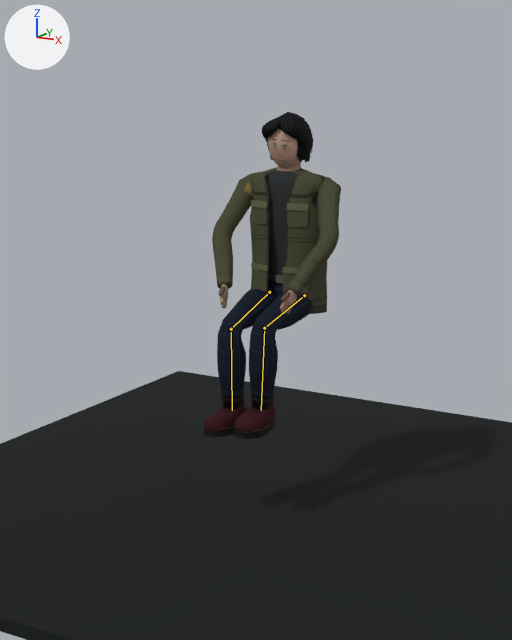
Before and after pictures for a commit that changed the Blender file ArtSource/PlayerV2/Blender/PlayerCharacter3DV2.blend.
One viewpoint serves both versions: the file's camera 'CAM_PlayerPreview'. Every picture has the same lights, and +X, +Y and +Z are marked at upper left. The older version comes first. Both versions are drawn at frame 0 of the action 'BarDrinkPickupEnter'; the numbers are the values there. The bones that change are drawn over the model as lines.

The first picture shows 'CLO_Boot.L', 'CLO_Boot.R', 'CLO_BootSole.L', 'CLO_BootSole.R', 'CLO_JacketBody', 'CLO_JacketForearm.L', 'CLO_JacketForearm.R', 'CLO_JacketSleeve.L', 'CLO_JacketSleeve.R', 'CLO_ShirtBody', 'CLO_TrousersPelvis', 'CLO_TrousersShin.L', 'CLO_TrousersShin.R', 'CLO_TrousersThigh.L', 'CLO_TrousersThigh.R', 'GEO_PreviewGround' and 25 more.
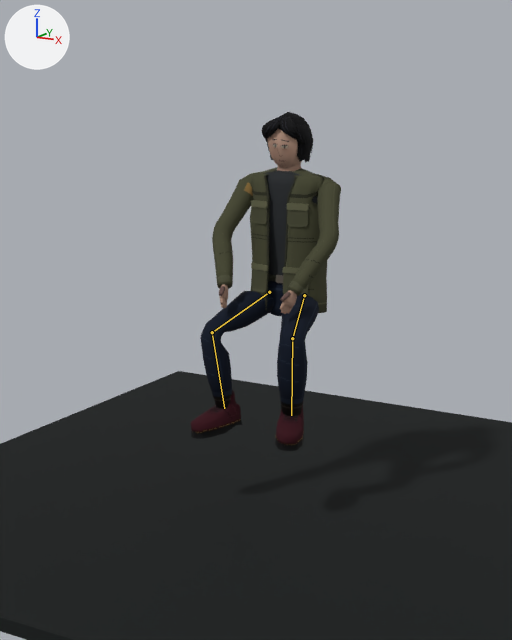
What differs and where, as boxes [x1, y1, x2, y2] in the pictures (512 x 640 px):
'CLO_TrousersShin.L', posed (7% wider, 7% shorter): before [249, 324, 278, 410]; after [277, 336, 308, 416]
'CLO_TrousersShin.R', posed (10% wider): before [217, 325, 246, 409]; after [200, 330, 232, 409]
'CLO_TrousersThigh.R', posed (26% wider, 7% taller): before [221, 289, 277, 331]; after [203, 291, 274, 336]
'CLO_TrousersThigh.L', posed (34% narrower, 12% taller): before [253, 291, 313, 331]; after [280, 294, 319, 339]
'CLO_Boot.L', posed (31% narrower, 15% taller): before [235, 394, 276, 433]; after [276, 400, 304, 445]
'CLO_Boot.R', posed (18% wider, 16% taller): before [204, 394, 247, 431]; after [190, 390, 241, 433]
'CLO_BootSole.L', posed: before [234, 423, 275, 439]; after [275, 435, 304, 451]
'CLO_BootSole.R', posed: before [203, 428, 235, 437]; after [191, 420, 242, 439]
bone 'thigh.L', root to tip: before (304, 295) to (264, 328); after (304, 295) to (292, 338)
bone 'shin.L', root to tip: before (264, 328) to (261, 410); after (292, 338) to (291, 415)
bone 'thigh.R', root to tip: before (269, 292) to (231, 329); after (269, 292) to (212, 332)
bone 'shin.R', root to tip: before (231, 329) to (232, 410); after (212, 332) to (224, 408)

The change in detail:
Bone 'thigh.L' (bone_thigh_l) turns from (-68, 0, 3) to (-63, -20, 0) degrees about its own x, y and z.
Bone 'shin.L' (bone_shin_l) turns from (73, 0, 0) to (78, 0, 0) degrees about its own x, y and z.
Bone 'thigh.R' (bone_thigh_r) turns from (-70, 0, -3) to (-65, 20, -2) degrees about its own x, y and z.
Bone 'shin.R' (bone_shin_r) turns from (74, 0, 0) to (79, 0, 0) degrees about its own x, y and z.
